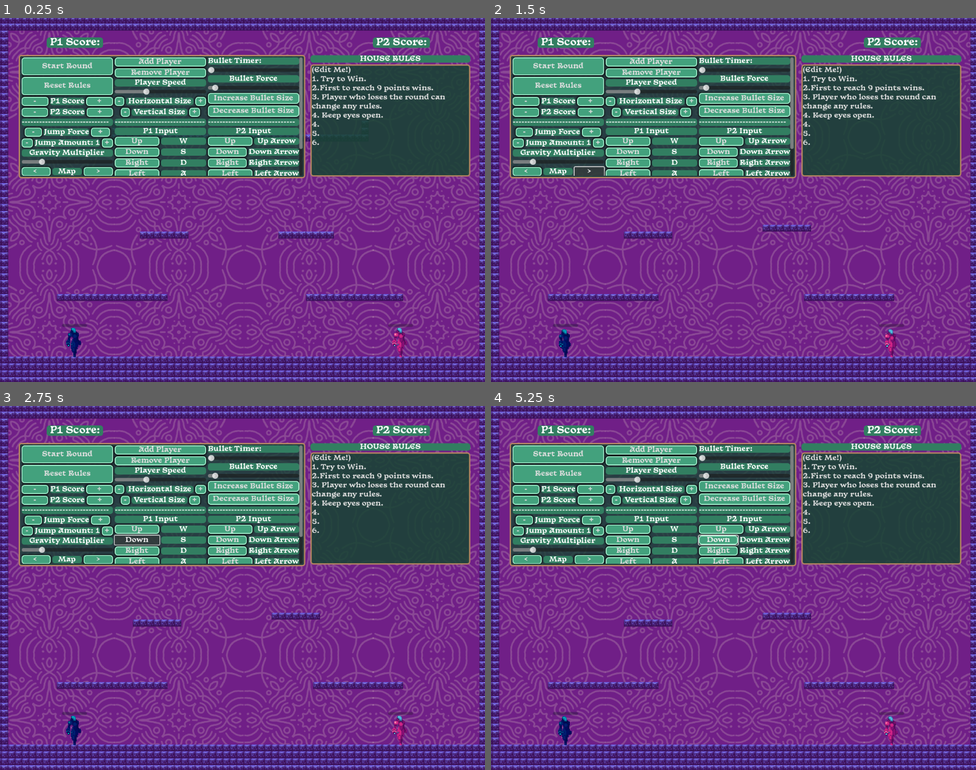
Above: before the commit, frames 1-4 (two rows, left to right).
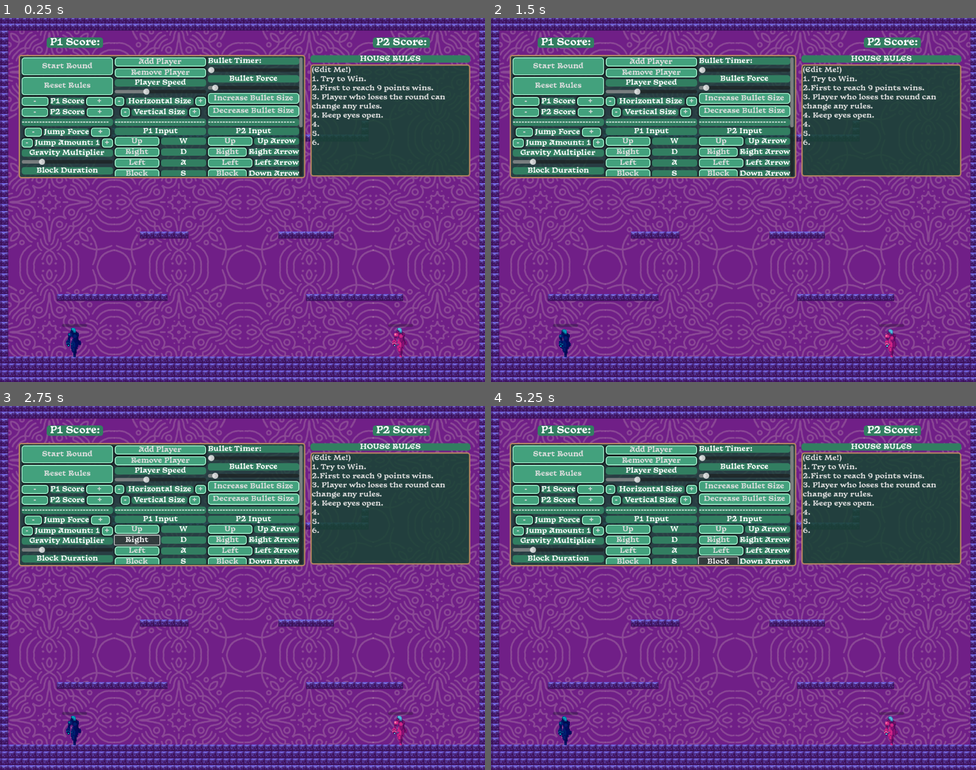
Above: after the commit, the same moments.

Repository: dorukbalci/Player-Discretion-is-Advised
Game: Godot game, scene res://Levels/01- Pre-drinks/MainScene.tscn
Same seed, same stepped clock (60 frames per second), same inputs: the game is played once before the commit and once after it. The project has no main scene, so this scene is started directly.
Inputs (mouse positions are in pixels of both pictures, inside the frame that each line leads up to):
- Up to frame 1 (0.25 s): no input
- Up to frame 2 (1.5 s): click "<" at 0.5 s; click ">" at 1.25 s
- Up to frame 3 (2.75 s): click (135, 540) at 2 s, where only the run before the commit has a clickable "Down"
- Up to frame 4 (5.25 s): click "Block" at 2.75 s; click (626, 584) at 3.5 s, where only the run after the commit has a clickable "Dash"; click (718, 540) at 4.25 s, where only the run before the commit has a clickable "Down"; click "Block" at 5 s

The runs differ from the first frame. In frame 1, 1.1% of the frame differs, in the area x 4-63%, y 29-44%; in frame 2, 1.6%; in frame 3, 1.6%; in frame 4, 1.8%, in the area x 4-69%, y 29-78%.

Commit message:
DashVars added to RuleDeck
Havent had a chance to test these yet, I'm hoping they can be funny

Diff:
--- a/Components/Player/Player.gd
+++ b/Components/Player/Player.gd
@@ -89,27 +89,7 @@
 		die(delta)
 		if is_dashing:
 			velocity.x = dash_direction * dash_speed * delta
-			print(dash_direction)
 		move_and_slide()
-
-func handle_dash():
-	if Input.is_action_just_pressed("dash_%s" % playerID) and can_dash:
-		is_dashing = true
-		can_dash = false
-		dash_direction = input_movement()
-
-		# If no movement input, dash in the direction player is facing
-		if dash_direction == 0:
-			dash_direction = -1 if animated_sprite_2d.flip_h else 1
-
-		dash_timer.start()
-
-func _on_dash_timer_timeout() -> void:
-	is_dashing = false  # End dash effect
-	dash_cooldown_timer.start()  # Start cooldown
-
-func _on_dash_cooldown_timeout() -> void:
-	can_dash = true  # Allow dashing again
 
 func player_falling(delta: float):
 	if not is_on_floor():
@@ -243,3 +223,24 @@
 
 func _on_block_cooldown_timeout() -> void:
 	can_block=true
+
+func handle_dash():
+	if Input.is_action_just_pressed("dash_%s" % playerID) and can_dash:
+		dash_timer.wait_time = dash_duration
+		dash_cooldown_timer.wait_time = dash_cooldown
+		is_dashing = true
+		can_dash = false
+		dash_direction = input_movement()
+
+		# If no movement input, dash in the direction player is facing
+		if dash_direction == 0:
+			dash_direction = -1 if animated_sprite_2d.flip_h else 1
+
+		dash_timer.start()
+
+func _on_dash_timer_timeout() -> void:
+	is_dashing = false  # End dash effect
+	dash_cooldown_timer.start()  # Start cooldown
+
+func _on_dash_cooldown_timeout() -> void:
+	can_dash = true  # Allow dashing again
--- a/Levels/01- Pre-drinks/MainScene.tscn
+++ b/Levels/01- Pre-drinks/MainScene.tscn
@@ -111,7 +111,7 @@
 offset_left = 50.0
 offset_top = 91.0
 offset_right = 699.0
-offset_bottom = 364.0
+offset_bottom = 365.0
 script = ExtResource("5_x73nu")
 
 [node name="GridContainer" type="GridContainer" parent="Canvas Layer/DeckParent/Rule Panel"]
@@ -306,15 +306,15 @@
 size_flags_vertical = 3
 text = "Decrease Bullet Size"
 
-[node name="Label" type="Label" parent="Canvas Layer/DeckParent/Rule Panel/GridContainer"]
+[node name="Divider" type="Label" parent="Canvas Layer/DeckParent/Rule Panel/GridContainer"]
 layout_mode = 2
 text = "------------------------------"
 
-[node name="Label2" type="Label" parent="Canvas Layer/DeckParent/Rule Panel/GridContainer"]
+[node name="Divider2" type="Label" parent="Canvas Layer/DeckParent/Rule Panel/GridContainer"]
 layout_mode = 2
 text = "-------------------------------"
 
-[node name="Label3" type="Label" parent="Canvas Layer/DeckParent/Rule Panel/GridContainer"]
+[node name="Divider3" type="Label" parent="Canvas Layer/DeckParent/Rule Panel/GridContainer"]
 layout_mode = 2
 text = "------------------------------"
 
@@ -372,26 +372,6 @@
 max_value = 5000.0
 value = 1000.0
 
-[node name="Change Map" type="HBoxContainer" parent="Canvas Layer/DeckParent/Rule Panel/GridContainer/LevelPhysics"]
-layout_mode = 2
-
-[node name="MapMinus" type="Button" parent="Canvas Layer/DeckParent/Rule Panel/GridContainer/LevelPhysics/Change Map"]
-layout_mode = 2
-size_flags_horizontal = 3
-text = " <  "
-
-[node name="Label" type="Label" parent="Canvas Layer/DeckParent/Rule Panel/GridContainer/LevelPhysics/Change Map"]
-layout_mode = 2
-size_flags_horizontal = 3
-text = "Map"
-horizontal_alignment = 1
-vertical_alignment = 1
-
-[node name="MapPlus" type="Button" parent="Canvas Layer/DeckParent/Rule Panel/GridContainer/LevelPhysics/Change Map"]
-layout_mode = 2
-size_flags_horizontal = 3
-text = "  >  "
-
 [node name="BlockDurationLabel" type="Label" parent="Canvas Layer/DeckParent/Rule Panel/GridContainer/LevelPhysics"]
 layout_mode = 2
 text = "Block Duration"
@@ -434,24 +414,6 @@
 layout_mode = 2
 size_flags_horizontal = 3
 text = "W"
-horizontal_alignment = 1
-vertical_alignment = 1
-
-[node name="Down" type="HBoxContainer" parent="Canvas Layer/DeckParent/Rule Panel/GridContainer/P1 Input"]
-layout_mode = 2
-size_flags_vertical = 4
-
-[node name="P1Down" type="Button" parent="Canvas Layer/DeckParent/Rule Panel/GridContainer/P1 Input/Down"]
-layout_mode = 2
-size_flags_horizontal = 3
-text = "Down
-"
-
-[node name="p1text3" type="Label" parent="Canvas Layer/DeckParent/Rule Panel/GridContainer/P1 Input/Down"]
-layout_mode = 2
-size_flags_horizontal = 3
-text = "S
-"
 horizontal_alignment = 1
 vertical_alignment = 1
 
@@ -488,6 +450,21 @@
 horizontal_alignment = 1
 vertical_alignment = 1
 
+[node name="Block" type="HBoxContainer" parent="Canvas Layer/DeckParent/Rule Panel/GridContainer/P1 Input"]
+layout_mode = 2
+
+[node name="P1Block" type="Button" parent="Canvas Layer/DeckParent/Rule Panel/GridContainer/P1 Input/Block"]
+layout_mode = 2
+size_flags_horizontal = 3
+text = "Block"
+
+[node name="Label" type="Label" parent="Canvas Layer/DeckParent/Rule Panel/GridContainer/P1 Input/Block"]
+layout_mode = 2
+size_flags_horizontal = 3
+text = "S"
+horizontal_alignment = 1
+vertical_alignment = 1
+
 [node name="Shoot" type="HBoxContainer" parent="Canvas Layer/DeckParent/Rule Panel/GridContainer/P1 Input"]
 layout_mode = 2
 size_flags_vertical = 4
@@ -505,15 +482,15 @@
 horizontal_alignment = 1
 vertical_alignment = 1
 
-[node name="Block" type="HBoxContainer" parent="Canvas Layer/DeckParent/Rule Panel/GridContainer/P1 Input"]
-layout_mode = 2
-
-[node name="P1Block" type="Button" parent="Canvas Layer/DeckParent/Rule Panel/GridContainer/P1 Input/Block"]
-layout_mode = 2
-size_flags_horizontal = 3
-text = "Block"
-
-[node name="Label" type="Label" parent="Canvas Layer/DeckParent/Rule Panel/GridContainer/P1 Input/Block"]
+[node name="Dash" type="HBoxContainer" parent="Canvas Layer/DeckParent/Rule Panel/GridContainer/P1 Input"]
+layout_mode = 2
+
+[node name="p1Dash" type="Button" parent="Canvas Layer/DeckParent/Rule Panel/GridContainer/P1 Input/Dash"]
+layout_mode = 2
+size_flags_horizontal = 3
+text = "Dash"
+
+[node name="Label" type="Label" parent="Canvas Layer/DeckParent/Rule Panel/GridContainer/P1 Input/Dash"]
 layout_mode = 2
 size_flags_horizontal = 3
 text = "V"
@@ -546,23 +523,6 @@
 horizontal_alignment = 1
 vertical_alignment = 1
 
-[node name="Down" type="HBoxContainer" parent="Canvas Layer/DeckParent/Rule Panel/GridContainer/P2 Input"]
-layout_mode = 2
-size_flags_vertical = 4
-
-[node name="P2Down" type="Button" parent="Canvas Layer/DeckParent/Rule Panel/GridContainer/P2 Input/Down"]
-layout_mode = 2
-size_flags_horizontal = 3
-text = "Down
-"
-
-[node name="p1text3" type="Label" parent="Canvas Layer/DeckParent/Rule Panel/GridContainer/P2 Input/Down"]
-layout_mode = 2
-size_flags_horizontal = 3
-text = "Down Arrow"
-horizontal_alignment = 1
-vertical_alignment = 1
-
 [node name="Right" type="HBoxContainer" parent="Canvas Layer/DeckParent/Rule Panel/GridContainer/P2 Input"]
 layout_mode = 2
 size_flags_vertical = 4
@@ -596,6 +556,22 @@
 horizontal_alignment = 1
 vertical_alignment = 1
 
+[node name="Block" type="HBoxContainer" parent="Canvas Layer/DeckParent/Rule Panel/GridContainer/P2 Input"]
+layout_mode = 2
+
+[node name="P2Block" type="Button" parent="Canvas Layer/DeckParent/Rule Panel/GridContainer/P2 Input/Block"]
+layout_mode = 2
+size_flags_horizontal = 3
+text = "Block"
+
+[node name="Label" type="Label" parent="Canvas Layer/DeckParent/Rule Panel/GridContainer/P2 Input/Block"]
+layout_mode = 2
+size_flags_horizontal = 3
+text = "Down Arrow
+"
+horizontal_alignment = 1
+vertical_alignment = 1
+
 [node name="Shoot" type="HBoxContainer" parent="Canvas Layer/DeckParent/Rule Panel/GridContainer/P2 Input"]
 layout_mode = 2
 size_flags_vertical = 4
@@ -613,30 +589,94 @@
 horizontal_alignment = 1
 vertical_alignment = 1
 
-[node name="Block" type="HBoxContainer" parent="Canvas Layer/DeckParent/Rule Panel/GridContainer/P2 Input"]
-layout_mode = 2
-
-[node name="P2Block" type="Button" parent="Canvas Layer/DeckParent/Rule Panel/GridContainer/P2 Input/Block"]
-layout_mode = 2
-size_flags_horizontal = 3
-text = "Block"
-
-[node name="Label" type="Label" parent="Canvas Layer/DeckParent/Rule Panel/GridContainer/P2 Input/Block"]
-layout_mode = 2
-size_flags_horizontal = 3
-text = "/"
-horizontal_alignment = 1
-vertical_alignment = 1
-
-[node name="Win Conditions" type="VBoxContainer" parent="Canvas Layer/DeckParent/Rule Panel/GridContainer"]
-visible = false
-layout_mode = 2
-
-[node name="WinCond" type="Label" parent="Canvas Layer/DeckParent/Rule Panel/GridContainer/Win Conditions"]
-layout_mode = 2
-text = "Win Conditions"
-horizontal_alignment = 1
-vertical_alignment = 1
+[node name="Dash" type="HBoxContainer" parent="Canvas Layer/DeckParent/Rule Panel/GridContainer/P2 Input"]
+layout_mode = 2
+size_flags_vertical = 4
+
+[node name="P2Dash" type="Button" parent="Canvas Layer/DeckParent/Rule Panel/GridContainer/P2 Input/Dash"]
+layout_mode = 2
+size_flags_horizontal = 3
+text = "Dash"
+
+[node name="p1text3" type="Label" parent="Canvas Layer/DeckParent/Rule Panel/GridContainer/P2 Input/Dash"]
+layout_mode = 2
+size_flags_horizontal = 3
+text = "?/"
+horizontal_alignment = 1
+vertical_alignment = 1
+
+[node name="Divider4" type="Label" parent="Canvas Layer/DeckParent/Rule Panel/GridContainer"]
+layout_mode = 2
+text = "------------------------------"
+
+[node name="Divider5" type="Label" parent="Canvas Layer/DeckParent/Rule Panel/GridContainer"]
+layout_mode = 2
+text = "-------------------------------"
+
+[node name="Divider6" type="Label" parent="Canvas Layer/DeckParent/Rule Panel/GridContainer"]
+layout_mode = 2
+text = "------------------------------"
+
+[node name="Map" type="VBoxContainer" parent="Canvas Layer/DeckParent/Rule Panel/GridContainer"]
+layout_mode = 2
+
+[node name="Change Map" type="HBoxContainer" parent="Canvas Layer/DeckParent/Rule Panel/GridContainer/Map"]
+layout_mode = 2
+
+[node name="MapMinus" type="Button" parent="Canvas Layer/DeckParent/Rule Panel/GridContainer/Map/Change Map"]
+layout_mode = 2
+size_flags_horizontal = 3
+text = " <  "
+
+[node name="Label" type="Label" parent="Canvas Layer/DeckParent/Rule Panel/GridContainer/Map/Change Map"]
+layout_mode = 2
+size_flags_horizontal = 3
+text = "Map"
+horizontal_alignment = 1
+vertical_alignment = 1
+
+[node name="MapPlus" type="Button" parent="Canvas Layer/DeckParent/Rule Panel/GridContainer/Map/Change Map"]
+layout_mode = 2
+size_flags_horizontal = 3
+text = "  >  "
+
+[node name="DashVars" type="VBoxContainer" parent="Canvas Layer/DeckParent/Rule Panel/GridContainer"]
+layout_mode = 2
+
+[node name="DashSpeed" type="Label" parent="Canvas Layer/DeckParent/Rule Panel/GridContainer/DashVars"]
+layout_mode = 2
+text = "Dash Speed: "
+horizontal_alignment = 1
+vertical_alignment = 1
+
+[node name="DSpeedSlider" type="HSlider" parent="Canvas Layer/DeckParent/Rule Panel/GridContainer/DashVars"]
+layout_mode = 2
+min_value = 10.0
+max_value = 200.0
+value = 60.0
+
+[node name="DashDuration" type="Label" parent="Canvas Layer/DeckParent/Rule Panel/GridContainer/DashVars"]
+layout_mode = 2
+text = "Dash Duration: "
+horizontal_alignment = 1
+vertical_alignment = 1
+
+[node name="DDurationSlider" type="HSlider" parent="Canvas Layer/DeckParent/Rule Panel/GridContainer/DashVars"]
+layout_mode = 2
+min_value = 10.0
+value = 10.0
+
+[node name="DashCooldown" type="Label" parent="Canvas Layer/DeckParent/Rule Panel/GridContainer/DashVars"]
+layout_mode = 2
+text = "Dash Cooldown: "
+horizontal_alignment = 1
+vertical_alignment = 1
+
+[node name="DCooldownSlider" type="HSlider" parent="Canvas Layer/DeckParent/Rule Panel/GridContainer/DashVars"]
+layout_mode = 2
+
+[node name="VBoxContainer2" type="VBoxContainer" parent="Canvas Layer/DeckParent/Rule Panel/GridContainer"]
+layout_mode = 2
 
 [node name="Pause Text" type="Label" parent="Canvas Layer"]
 visible = false
@@ -669,7 +709,6 @@
 
 [node name="Player1" parent="Players" instance=ExtResource("2_nb616")]
 position = Vector2(172, 762)
-dash_speed = 50000
 
 [node name="Player2" parent="Players" instance=ExtResource("3_vy1c8")]
 position = Vector2(925, 756)
@@ -779,19 +818,22 @@
 [connection signal="pressed" from="Canvas Layer/DeckParent/Rule Panel/GridContainer/LevelPhysics/JumpAmount/JumpQMinus" to="." method="_on_jump_q_minus_pressed"]
 [connection signal="pressed" from="Canvas Layer/DeckParent/Rule Panel/GridContainer/LevelPhysics/JumpAmount/JumpQPlus" to="." method="_on_jump_q_plus_pressed"]
 [connection signal="value_changed" from="Canvas Layer/DeckParent/Rule Panel/GridContainer/LevelPhysics/Gravity Slider" to="." method="_on_gravity_slider_value_changed"]
-[connection signal="pressed" from="Canvas Layer/DeckParent/Rule Panel/GridContainer/LevelPhysics/Change Map/MapMinus" to="." method="_on_map_minus_pressed"]
-[connection signal="pressed" from="Canvas Layer/DeckParent/Rule Panel/GridContainer/LevelPhysics/Change Map/MapPlus" to="." method="_on_map_plus_pressed"]
 [connection signal="value_changed" from="Canvas Layer/DeckParent/Rule Panel/GridContainer/LevelPhysics/BlockDurationSlider" to="." method="_on_block_duration_slider_value_changed"]
 [connection signal="value_changed" from="Canvas Layer/DeckParent/Rule Panel/GridContainer/LevelPhysics/BlockCoolDownSlider" to="." method="_on_block_cool_down_slider_value_changed"]
 [connection signal="pressed" from="Canvas Layer/DeckParent/Rule Panel/GridContainer/P1 Input/Up/P1Up" to="." method="_on_p_1_up_pressed"]
-[connection signal="pressed" from="Canvas Layer/DeckParent/Rule Panel/GridContainer/P1 Input/Down/P1Down" to="." method="_on_p_1_down_pressed"]
 [connection signal="pressed" from="Canvas Layer/DeckParent/Rule Panel/GridContainer/P1 Input/Right/P1Right" to="." method="_on_p_1_right_pressed"]
 [connection signal="pressed" from="Canvas Layer/DeckParent/Rule Panel/GridContainer/P1 Input/Left/P1Left" to="." method="_on_p_1_left_pressed"]
+[connection signal="pressed" from="Canvas Layer/DeckParent/Rule Panel/GridContainer/P1 Input/Block/P1Block" to="." method="_on_p_1_block_pressed"]
 [connection signal="pressed" from="Canvas Layer/DeckParent/Rule Panel/GridContainer/P1 Input/Shoot/P1Shoot" to="." method="_on_p_1_shoot_pressed"]
-[connection signal="pressed" from="Canvas Layer/DeckParent/Rule Panel/GridContainer/P1 Input/Block/P1Block" to="." method="_on_p_1_block_pressed"]
+[connection signal="pressed" from="Canvas Layer/DeckParent/Rule Panel/GridContainer/P1 Input/Dash/p1Dash" to="." method="_on_p_1_dash_pressed"]
 [connection signal="pressed" from="Canvas Layer/DeckParent/Rule Panel/GridContainer/P2 Input/Up/P2Up" to="." method="_on_p_2_up_pressed"]
-[connection signal="pressed" from="Canvas Layer/DeckParent/Rule Panel/GridContainer/P2 Input/Down/P2Down" to="." method="_on_p_2_down_pressed"]
 [connection signal="pressed" from="Canvas Layer/DeckParent/Rule Panel/GridContainer/P2 Input/Right/P2Right" to="." method="_on_p_2_right_pressed"]
 [connection signal="pressed" from="Canvas Layer/DeckParent/Rule Panel/GridContainer/P2 Input/Left/P2Left" to="." method="_on_p_2_left_pressed"]
+[connection signal="pressed" from="Canvas Layer/DeckParent/Rule Panel/GridContainer/P2 Input/Block/P2Block" to="." method="_on_p_2_block_pressed"]
 [connection signal="pressed" from="Canvas Layer/DeckParent/Rule Panel/GridContainer/P2 Input/Shoot/P2Shoot" to="." method="_on_p_2_shoot_pressed"]
-[connection signal="pressed" from="Canvas Layer/DeckParent/Rule Panel/GridContainer/P2 Input/Block/P2Block" to="." method="_on_p_2_block_pressed"]
+[connection signal="pressed" from="Canvas Layer/DeckParent/Rule Panel/GridContainer/P2 Input/Dash/P2Dash" to="." method="_on_p_2_dash_pressed"]
+[connection signal="pressed" from="Canvas Layer/DeckParent/Rule Panel/GridContainer/Map/Change Map/MapMinus" to="." method="_on_map_minus_pressed"]
+[connection signal="pressed" from="Canvas Layer/DeckParent/Rule Panel/GridContainer/Map/Change Map/MapPlus" to="." method="_on_map_plus_pressed"]
+[connection signal="value_changed" from="Canvas Layer/DeckParent/Rule Panel/GridContainer/DashVars/DSpeedSlider" to="." method="_on_d_speed_slider_value_changed"]
+[connection signal="value_changed" from="Canvas Layer/DeckParent/Rule Panel/GridContainer/DashVars/DDurationSlider" to="." method="_on_d_duration_slider_value_changed"]
+[connection signal="value_changed" from="Canvas Layer/DeckParent/Rule Panel/GridContainer/DashVars/DCooldownSlider" to="." method="_on_d_cooldown_slider_value_changed"]
--- a/Levels/01- Pre-drinks/RuleManager.gd
+++ b/Levels/01- Pre-drinks/RuleManager.gd
@@ -202,14 +202,14 @@
 
 func update_input_labels():
 	$"Canvas Layer/DeckParent/Rule Panel/GridContainer/P1 Input/Up/p1text2".text = OS.get_keycode_string(InputMap.action_get_events("jump_0")[0].keycode)
-	$"Canvas Layer/DeckParent/Rule Panel/GridContainer/P1 Input/Down/p1text3".text = OS.get_keycode_string(InputMap.action_get_events("down_0")[0].keycode)
+	$"Canvas Layer/DeckParent/Rule Panel/GridContainer/P1 Input/Dash/Label".text = OS.get_keycode_string(InputMap.action_get_events("dash_0")[0].keycode)
 	$'Canvas Layer/DeckParent/Rule Panel/GridContainer/P1 Input/Right/p1text5'.text = OS.get_keycode_string(InputMap.action_get_events("move_right_0")[0].keycode)
 	$'Canvas Layer/DeckParent/Rule Panel/GridContainer/P1 Input/Left/p1text4'.text = OS.get_keycode_string(InputMap.action_get_events("move_left_0")[0].keycode)
 	$'Canvas Layer/DeckParent/Rule Panel/GridContainer/P1 Input/Shoot/Label'.text = OS.get_keycode_string(InputMap.action_get_events("shoot_0")[0].keycode)
 	$'Canvas Layer/DeckParent/Rule Panel/GridContainer/P1 Input/Block/Label'.text = OS.get_keycode_string(InputMap.action_get_events("block_0")[0].keycode)
 
 	$"Canvas Layer/DeckParent/Rule Panel/GridContainer/P2 Input/Up/p1text2".text = OS.get_keycode_string(InputMap.action_get_events("jump_1")[0].keycode)
-	$"Canvas Layer/DeckParent/Rule Panel/GridContainer/P2 Input/Down/p1text3".text = OS.get_keycode_string(InputMap.action_get_events("down_1")[0].keycode)
+	$"Canvas Layer/DeckParent/Rule Panel/GridContainer/P2 Input/Dash/p1text3".text = OS.get_keycode_string(InputMap.action_get_events("dash_1")[0].keycode)
 	$'Canvas Layer/DeckParent/Rule Panel/GridContainer/P2 Input/Right/p1text5'.text = OS.get_keycode_string(InputMap.action_get_events("move_right_1")[0].keycode)
 	$'Canvas Layer/DeckParent/Rule Panel/GridContainer/P2 Input/Left/p1text4'.text = OS.get_keycode_string(InputMap.action_get_events("move_left_1")[0].keycode)
 	$'Canvas Layer/DeckParent/Rule Panel/GridContainer/P2 Input/Shoot/Label'.text = OS.get_keycode_string(InputMap.action_get_events("shoot_1")[0].keycode)
@@ -220,10 +220,6 @@
 	target_input_action = 'jump_0'
 	waiting_for_key = true
 
-func _on_p_1_down_pressed() -> void:
-	target_input_action = 'down_0'
-	waiting_for_key = true
-
 func _on_p_1_right_pressed() -> void:
 	target_input_action = 'move_right_0'
 	waiting_for_key = true
@@ -240,9 +236,6 @@
 	target_input_action = 'jump_1'
 	waiting_for_key = true
 
-func _on_p_2_down_pressed() -> void:
-	target_input_action = 'down_1'
-	waiting_for_key = true
 
 func _on_p_2_right_pressed() -> void:
 	target_input_action = 'move_right_1'
@@ -265,6 +258,14 @@
 	target_input_action = 'block_0'
 	waiting_for_key = true
 
+
+func _on_p_1_dash_pressed() -> void:
+	target_input_action = 'dash_0'
+	waiting_for_key = true
+
+func _on_p_2_dash_pressed() -> void:
+	target_input_action = 'dash_1'
+	waiting_for_key = true
 
 func _on_bullet_timer_slider_value_changed(value: float) -> void:
 	var players = get_tree().get_nodes_in_group('Player')
@@ -341,3 +342,26 @@
 	for player in players:
 		player.block_cooldown = value / 10.0
 	$"Canvas Layer/DeckParent/Rule Panel/GridContainer/LevelPhysics/BlockCoolDownLabel".text = 'Block Duration: %s' % str(value/10.0)
+
+
+#Dash Variables
+
+func _on_d_speed_slider_value_changed(value: float) -> void:
+	var players = get_tree().get_nodes_in_group('Player')
+	for player in players:
+		player.dash_speed = value * 1000
+	$"Canvas Layer/DeckParent/Rule Panel/GridContainer/DashVars/DashSpeed".text = 'Dash Speed: %s' % str(value)
+
+
+func _on_d_duration_slider_value_changed(value: float) -> void:
+	var players = get_tree().get_nodes_in_group('Player')
+	for player in players:
+		player.dash_duration = value / 50.0
+	$"Canvas Layer/DeckParent/Rule Panel/GridContainer/DashVars/DashDuration".text = 'Dash Duration: %s' % str(value/50.0)
+
+
+func _on_d_cooldown_slider_value_changed(value: float) -> void:
+	var players = get_tree().get_nodes_in_group('Player')
+	for player in players:
+		player.dash_cooldown = value / 50.0
+	$"Canvas Layer/DeckParent/Rule Panel/GridContainer/DashVars/DashCooldown".text = 'Dash Cooldown: %s' % str(value/50.0)
